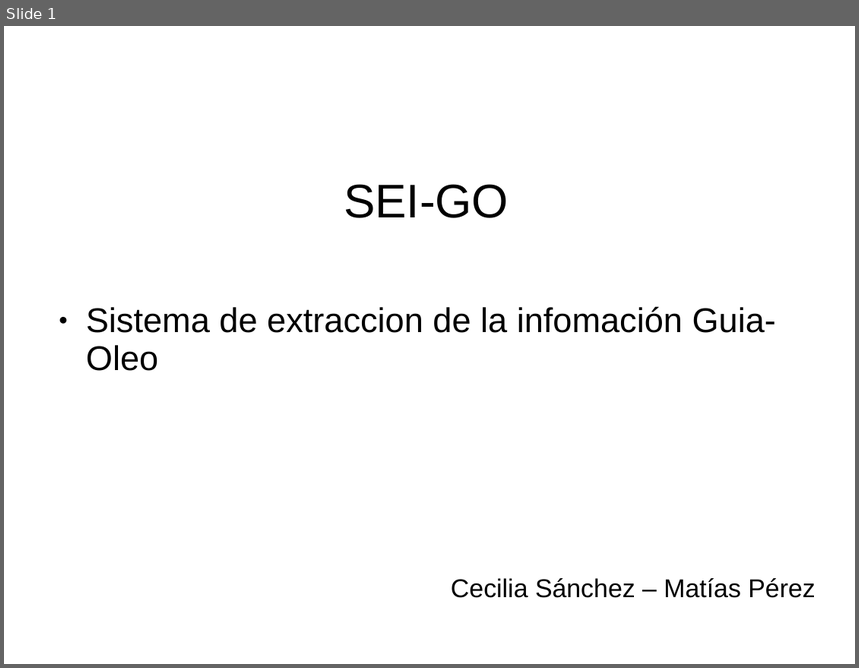
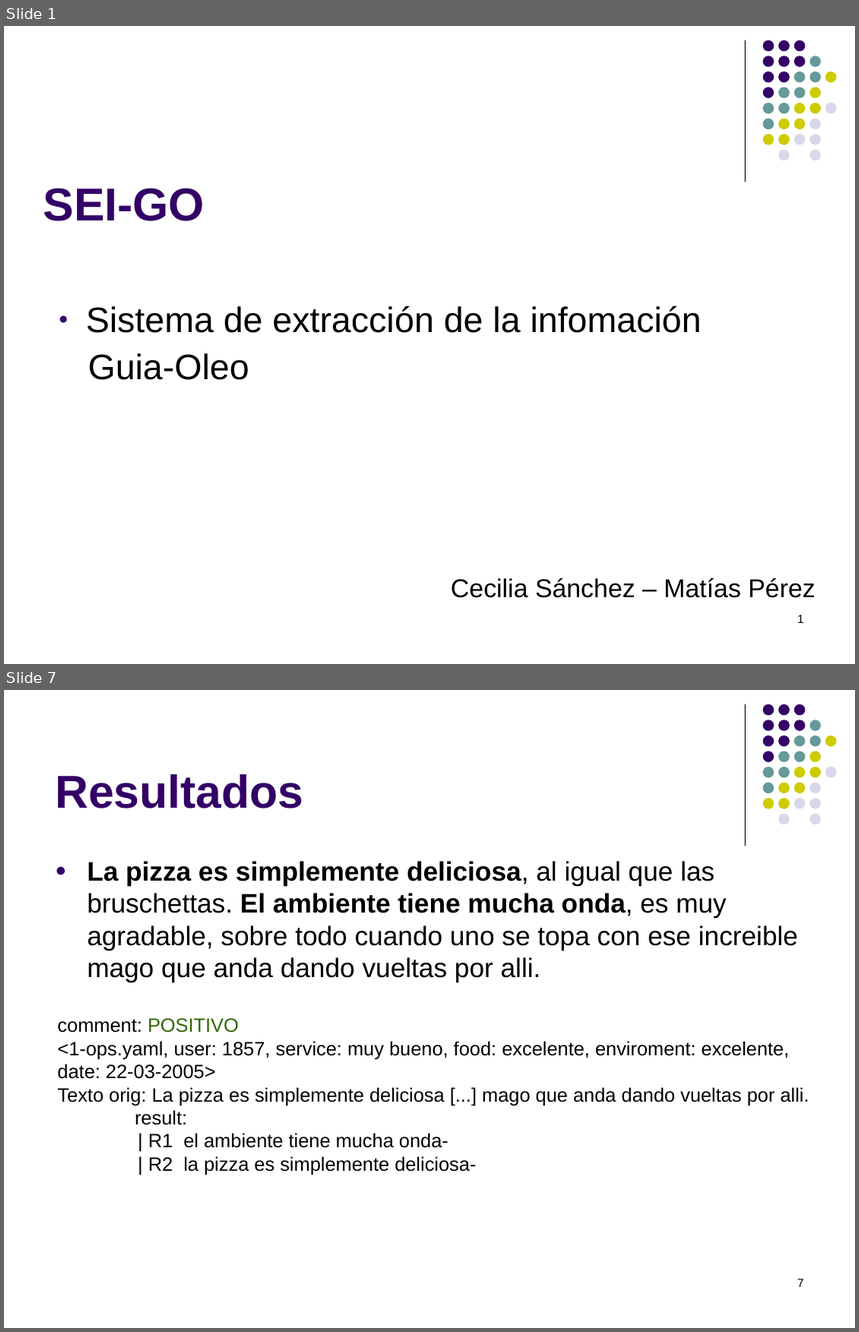
Before and after one commit to Maturuleco/ia2010primercuat, a slide deck: Presentacion/presentacion_final.ppt. Shown one above the other, each under a label of ours: slide 1 before the commit, slides 1 and 7 after it; the slides between them are not shown. The pictures are 859x668 and 859x1332 pixels, drawn with LibreOffice and Linux fonts; fonts in the diff are those of the drawing. Boxes give left, top, right and bottom in pixels: in the first picture for what was removed or moved away, otherwise in the second. Text is boxed around its words. In the diff, an @@ line names an element or a change of style, - is before the commit and + after.

```diff
--- a/Presentacion/presentacion_final.ppt
+++ b/Presentacion/presentacion_final.ppt
@@ slide 7 added at [4, 690, 855, 1328], background #FFFFFF; not listed: 32 template elements that a slide beside it also shows @@
@@ title added at [55, 774, 303, 809], 43 pt, text #330066, bold @@
+Resultados
@@ text added at [87, 861, 798, 982], 25 pt, text #000000 @@
+● La pizza es simplemente deliciosa, al igual que las bruschettas. El ambiente tiene mucha onda, es muy agradable, sobre todo cuando uno se topa con ese increible mago que anda dando vueltas por alli.
@@ text added at [57, 1018, 810, 1175], 18 pt, text #000000 @@
+comment: POSITIVO
+<1-ops.yaml, user: 1857, service: muy bueno, food: excelente, enviroment: excelente, date: 22-03-2005>
+Texto orig: La pizza es simplemente deliciosa [...] mago que anda dando vueltas por alli.
+result:
+| R1 el ambiente tiene mucha onda-
+| R2 la pizza es simplemente deliciosa-
@@ page number added at [797, 1279, 804, 1287], 11 pt, text #000000 @@
+7
@@ slide 1 changed as well @@
@@ line added from (746, 40) to (746, 182), #000000 0.74 pt @@
@@ title "SEI-GO" at [44, 188, 205, 221]: size 44 to 43 pt, text colour #000000 to #330066, bold on; alignment centre to left; line spacing 0.93 to 1 @@
@@ group added at [763, 40, 837, 161]: 31 ellipses @@
@@ text at [86, 306, 702, 380]: text changed; size 32 to 33 pt @@
-● Sistema de extraccion de la infomación Guia-Oleo
+● Sistema de extracción de la infomación
+Guia-Oleo
@@ page number added at [797, 615, 804, 623], 11 pt, text #000000 @@
+1
```
Also in this commit, not shown: 1 other slide changed, 11 other slides added, 3 slides removed.
